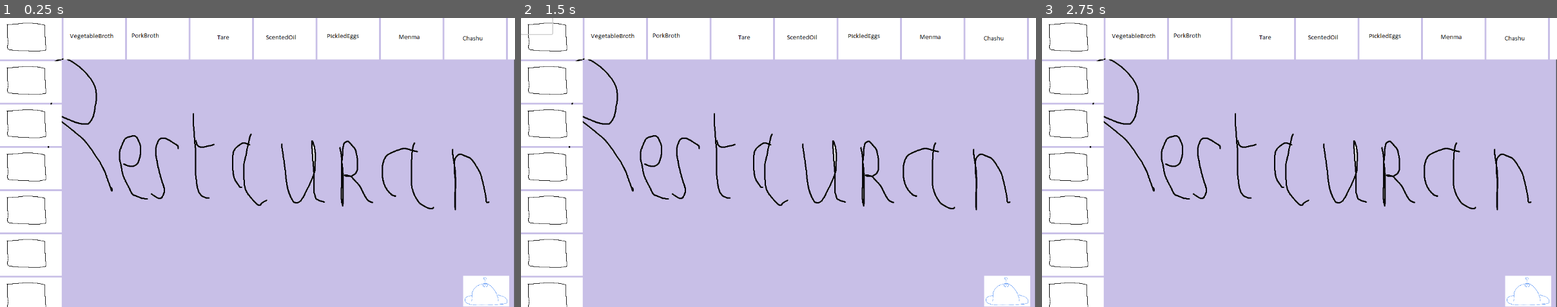
Above: before the commit, frames 1-3 (left to right).
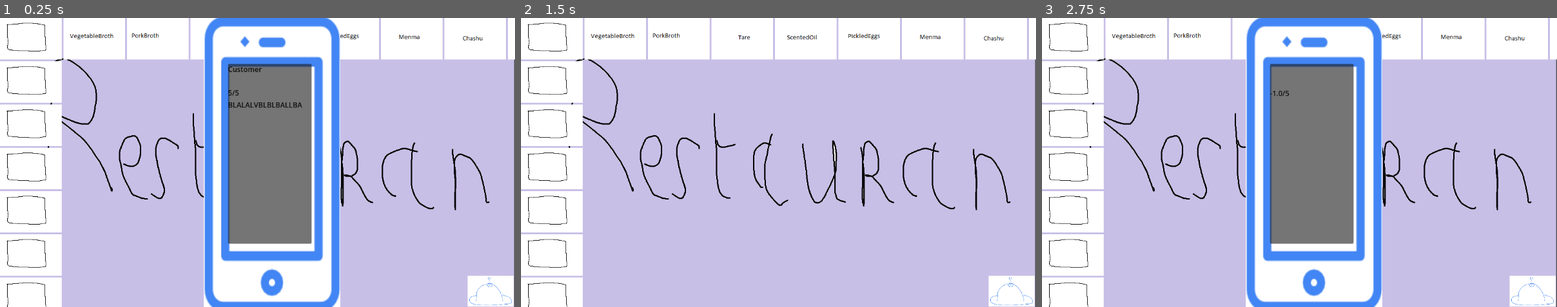
Above: after the commit, the same moments.

Repository: Hardy-Thomas/RyuNoFoku
Game: Godot game, scene res://scenes/main.tscn
Same seed, same stepped clock (60 frames per second), same inputs: the game is played once before the commit and once after it. Before the commit the project has no main scene; this scene is started directly in both runs.
Inputs (mouse positions are in pixels of both pictures, inside the frame that each line leads up to; where the layout moved, square brackets give the same spot in the first picture):
- Up to frame 1 (0.25 s): no input
- Up to frame 2 (1.5 s): click (999, 280) [536, 26] at 0.5 s; click (788, 153) at 1.27 s
- Up to frame 3 (2.75 s): click (1531, 292) [1526, 292] at 2 s

The runs differ from the first frame. In frame 1, 24% of the frame differs, in the area x 39-100%, y 0-100%; in frame 2, 0.3%; in frame 3, 24%.

Commit message:
un super téléphode pour les reviews avec un retravail du bouton

Diff:
--- a/project.godot
+++ b/project.godot
@@ -11,5 +11,6 @@
 [application]
 
 config/name="Ryu no Foku"
+run/main_scene="uid://boap686lww2kx"
 config/features=PackedStringArray("4.5", "Forward Plus")
 config/icon="res://icon.svg"
--- /dev/null
+++ b/scenes/dialog.gd
@@ -0,0 +1,30 @@
+extends Control
+
+@onready var _customer : Label = $VBoxContainer/Name
+@onready var _Grade : Label = $VBoxContainer/Grade
+@onready var _Note : Label = $VBoxContainer/Note
+
+
+func display(Name: String,Line : String = "", Grade : float = -1):
+	_customer.text = Name
+	_Grade.text = str(Grade) + "/5"
+	_Note.text = Line
+	open()
+func open():
+	visible = true
+
+func close():
+	visible = false
+# Called when the node enters the scene tree for the first time.
+func _ready() -> void:
+	pass
+
+
+# Called every frame. 'delta' is the elapsed time since the previous frame.
+func _process(delta: float) -> void:
+	pass
+
+
+func _on_button_pressed() -> void:
+	print('hello')
+	close()
--- /dev/null
+++ b/scenes/dialog.tscn
@@ -0,0 +1,63 @@
+[gd_scene load_steps=5 format=3 uid="uid://c0bbudwwfhd02"]
+
+[ext_resource type="Texture2D" uid="uid://cdvrpnu2a5voo" path="res://picture/sprite/Rating/phone.png" id="1_pkx4w"]
+[ext_resource type="Script" uid="uid://brb0vewjfuu5x" path="res://scenes/dialog.gd" id="2_36pgd"]
+
+[sub_resource type="StyleBoxTexture" id="StyleBoxTexture_36pgd"]
+texture = ExtResource("1_pkx4w")
+
+[sub_resource type="Theme" id="Theme_tmfn4"]
+Panel/styles/panel = SubResource("StyleBoxTexture_36pgd")
+
+[node name="dialog" type="Control"]
+layout_mode = 3
+anchors_preset = 13
+anchor_left = 0.5
+anchor_right = 0.5
+anchor_bottom = 1.0
+offset_left = -150.0
+offset_right = 147.0
+grow_horizontal = 2
+grow_vertical = 2
+theme = SubResource("Theme_tmfn4")
+script = ExtResource("2_36pgd")
+
+[node name="box" type="Panel" parent="."]
+layout_mode = 1
+anchors_preset = 15
+anchor_right = 1.0
+anchor_bottom = 1.0
+grow_horizontal = 2
+grow_vertical = 2
+
+[node name="VBoxContainer" type="VBoxContainer" parent="."]
+layout_mode = 0
+offset_left = 54.0
+offset_top = 116.0
+offset_right = 237.0
+offset_bottom = 518.0
+
+[node name="Name" type="Label" parent="VBoxContainer"]
+layout_mode = 2
+theme_override_colors/font_color = Color(0, 0, 0, 1)
+text = "Customer
+"
+
+[node name="Note" type="Label" parent="VBoxContainer"]
+layout_mode = 2
+theme_override_colors/font_color = Color(0, 0, 0, 1)
+text = "5/5 "
+
+[node name="Grade" type="Label" parent="VBoxContainer"]
+layout_mode = 2
+theme_override_colors/font_color = Color(0, 0, 0, 1)
+text = "BLALALVBLBLBALLBA"
+
+[node name="Button" type="Button" parent="."]
+layout_mode = 0
+offset_left = 54.0
+offset_top = 116.0
+offset_right = 241.0
+offset_bottom = 519.0
+
+[connection signal="pressed" from="Button" to="." method="_on_button_pressed"]
--- a/scenes/main.tscn
+++ b/scenes/main.tscn
@@ -1,9 +1,10 @@
-[gd_scene load_steps=5 format=3 uid="uid://boap686lww2kx"]
+[gd_scene load_steps=6 format=3 uid="uid://boap686lww2kx"]
 
 [ext_resource type="Script" uid="uid://xtcxqvlloahc" path="res://scripts/main.gd" id="1_0wfyh"]
 [ext_resource type="Texture2D" uid="uid://cvevfol3dgglk" path="res://picture/restauran1.png" id="2_sugp2"]
 [ext_resource type="Texture2D" uid="uid://bjsihjf5dtkqk" path="res://picture/sprite/valider_Button/clocheUp.png" id="3_jyhfs"]
 [ext_resource type="Texture2D" uid="uid://d3au7cwdm7iwr" path="res://picture/sprite/valider_Button/clocheDown.png" id="4_tbgi4"]
+[ext_resource type="PackedScene" uid="uid://c0bbudwwfhd02" path="res://scenes/dialog.tscn" id="5_tbgi4"]
 
 [node name="Main" type="Node2D"]
 script = ExtResource("1_0wfyh")
@@ -36,23 +37,40 @@
 
 [node name="Feedback" type="Label" parent="UI"]
 layout_mode = 0
-offset_right = 40.0
-offset_bottom = 23.0
+offset_left = 758.0
+offset_top = 447.0
+offset_right = 798.0
+offset_bottom = 470.0
+
+[node name="dialog" parent="UI" instance=ExtResource("5_tbgi4")]
+layout_mode = 0
+anchors_preset = 0
+anchor_left = 0.0
+anchor_right = 0.0
+anchor_bottom = 0.0
+offset_left = 456.0
+offset_top = -13.0
+offset_right = 761.0
+offset_bottom = 659.0
+grow_horizontal = 1
+grow_vertical = 1
 
 [node name="Valider" type="Button" parent="UI"]
 layout_mode = 0
-offset_right = 70.0
-offset_bottom = 36.0
+offset_left = 1040.0
+offset_top = 571.0
+offset_right = 1110.0
+offset_bottom = 607.0
 flat = true
 
 [node name="TextureButton" type="TextureButton" parent="UI/Valider"]
 layout_mode = 0
-offset_left = 1036.0
-offset_top = 578.0
-offset_right = 1929.0
-offset_bottom = 1176.0
+offset_left = 6.0
+offset_top = 7.0
+offset_right = 899.0
+offset_bottom = 605.0
 scale = Vector2(0.115, 0.115)
 texture_normal = ExtResource("3_jyhfs")
 texture_pressed = ExtResource("4_tbgi4")
 
-[connection signal="pressed" from="UI/Valider" to="." method="_on_valider_pressed"]
+[connection signal="pressed" from="UI/Valider/TextureButton" to="." method="_on_texture_button_pressed"]
--- a/scripts/main.gd
+++ b/scripts/main.gd
@@ -23,13 +23,14 @@
 @onready var board = $UI/RecipeBoard
 @onready var feedback = $UI/Feedback
 @onready var validate_button = $UI/Valider
-
+@onready var phone_feedback = $UI/dialog
 var current_guess := []
 
 func _ready():
 	setup_shelf()
 	setup_board()
-	validate_button.pressed.connect(on_validate)
+
+
 
 
 func setup_shelf():
@@ -51,8 +52,12 @@
 
 
 
-func on_validate():
-	var guess = []
+func _on_texture_button_pressed() -> void:
+	var guess = ""
 	for slot in board.get_children():
-		guess.append(slot.ingredient_name)
+		if slot is TextureRect and slot.ingredient_name != "":
+			current_guess.append(slot.ingredient_name)
+			guess = guess + " and " + slot.ingredient_name
+
+	phone_feedback.display(guess)
 	print("Recette proposée :", guess)
Binary file added: picture/sprite/Rating/phone.png
Not shown, added: picture/sprite/Rating/phone.png.import
Not shown, added: scenes/dialog.gd.uid
